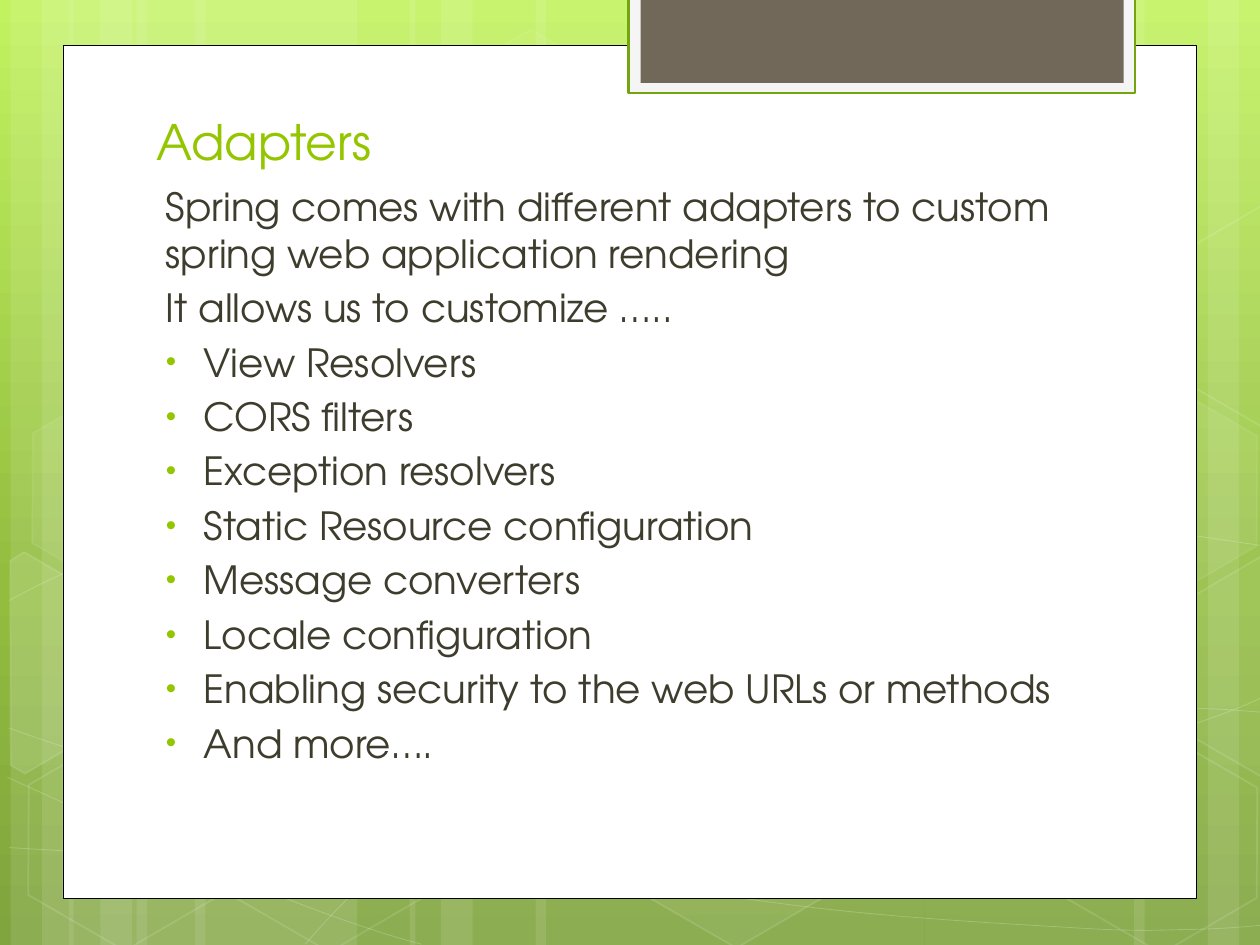
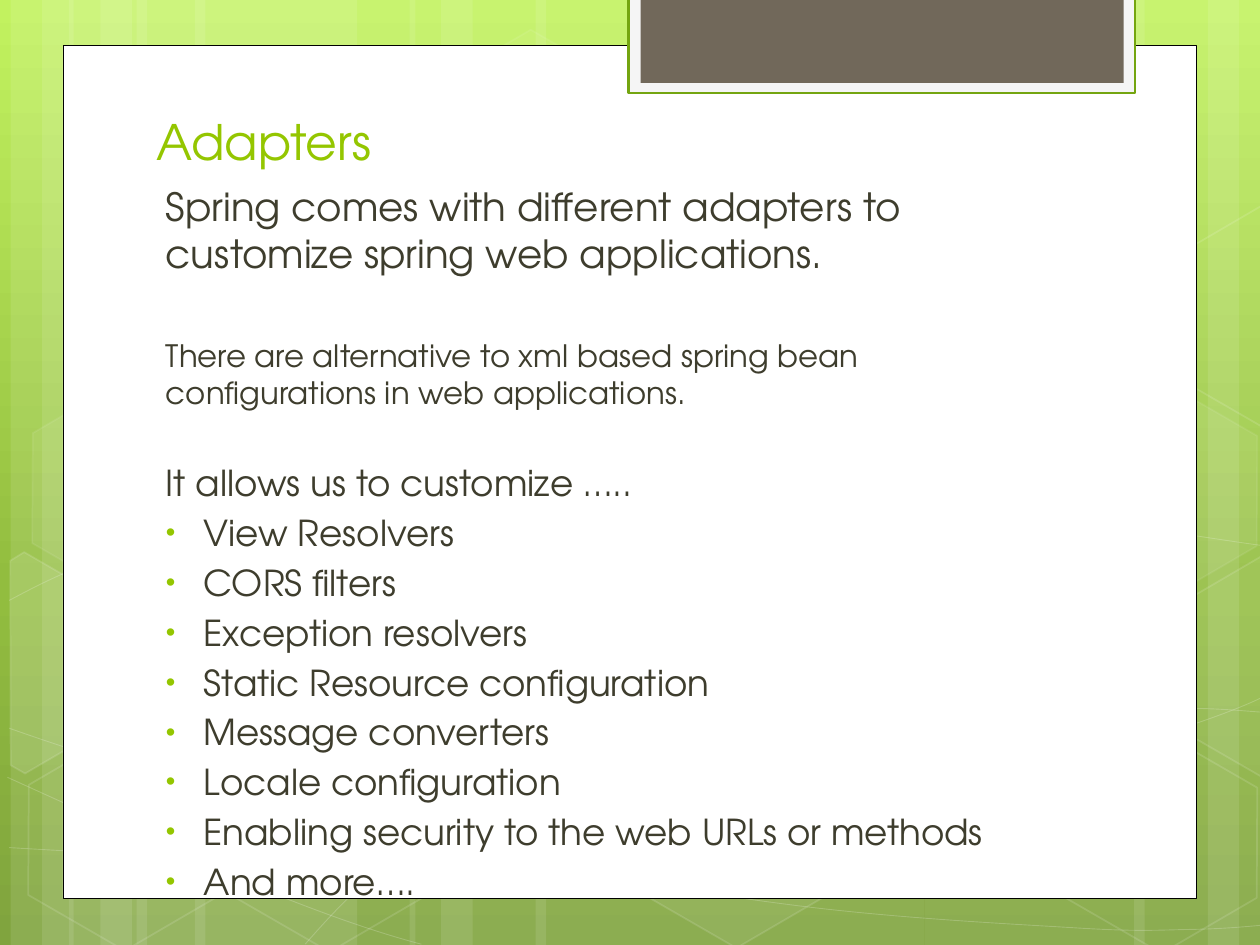
Before and after one commit to IPython-Learn/spring-web-training, a slide deck: slide 10 of SpringWebTraining.pptx (slide 7 before the commit). Drawn at 1260x945 pixels with LibreOffice and Linux fonts; fonts in the diff are those of the drawing. Boxes give left, top, right and bottom in pixels: in the first picture for what was removed or moved away, otherwise in the second. Text is boxed around its words. In the diff, an @@ line names an element or a change of style, - is before the commit and + after.

```diff
--- a/SpringWebTraining.pptx
+++ b/SpringWebTraining.pptx
@@ text at box(166, 192, 901, 411): text changed; size 22.2 to 17.6 pt @@
-Spring comes with different adapters to custom spring web application rendering
+Spring comes with different adapters to customize spring web applications.
+There are alternative to xml based spring bean configurations in web applications.
@@ text at box(166, 469, 982, 911): size 22.2 to 20.4 pt in "It allows us to customize …..", "View Resolvers", "CORS filters", "Exception resolvers" and 5 more places @@
```
Also in this commit, not shown: 7 other slides changed, 5 slides added, 8 other files.
